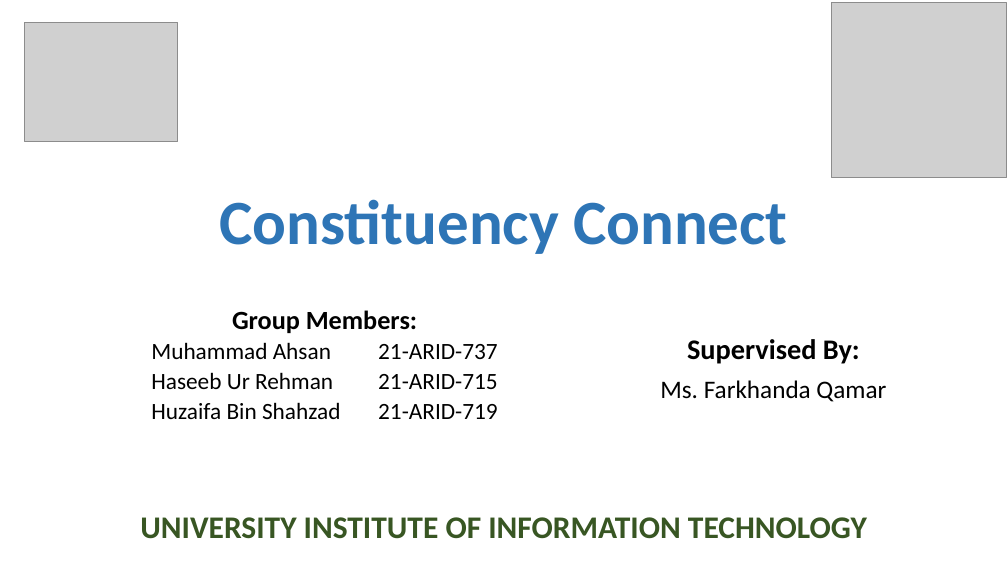
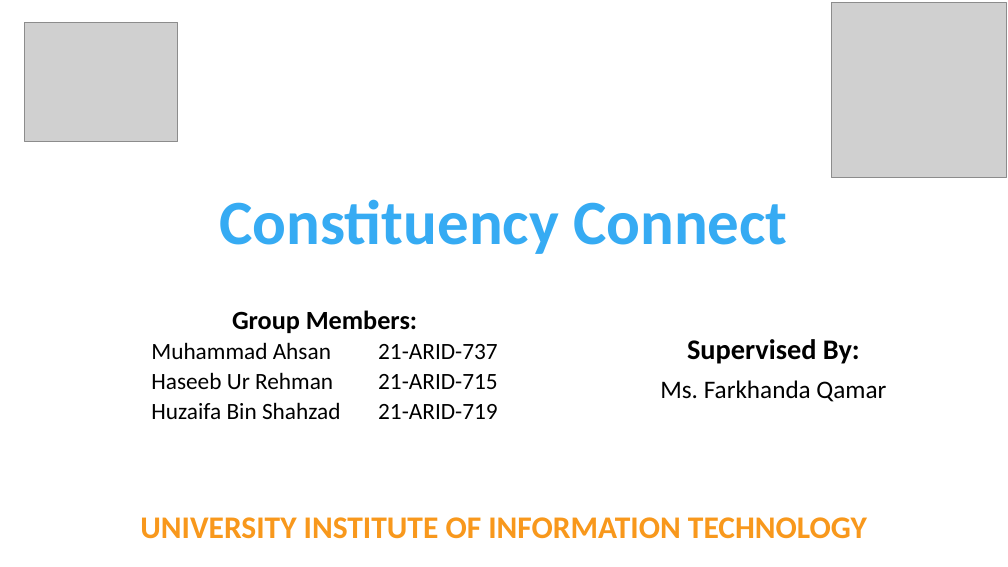
Before and after one commit to muhammadahsanmirza/fyp-constituency-connect, a slide deck: slide 1 of 4- Idea Evaluation/Idea Evaluation Slides (Filled).pptx. Drawn at 1008x567 pixels with LibreOffice and Linux fonts; fonts in the diff are those of the drawing; grey boxes stand for pictures. Boxes give left, top, right and bottom in pixels: in the first picture for what was removed or moved away, otherwise in the second. Text is boxed around its words. In the diff, an @@ line names an element or a change of style, - is before the commit and + after.

```diff
--- a/4- Idea Evaluation/Idea Evaluation Slides (Filled).pptx
+++ b/4- Idea Evaluation/Idea Evaluation Slides (Filled).pptx
@@ title "Constituency Connect" at <box>220,199,788,254</box>: text colour #2E75B6 to #36ABF3 @@
@@ text "UNIVERSITY INSTITUTE OF INFORMATION TECHNOLOGY" at <box>140,517,867,539</box>: text colour #385723 to #F8981C @@
```
Also in this commit, not shown: 1 other slide changed, 7 slides added.
